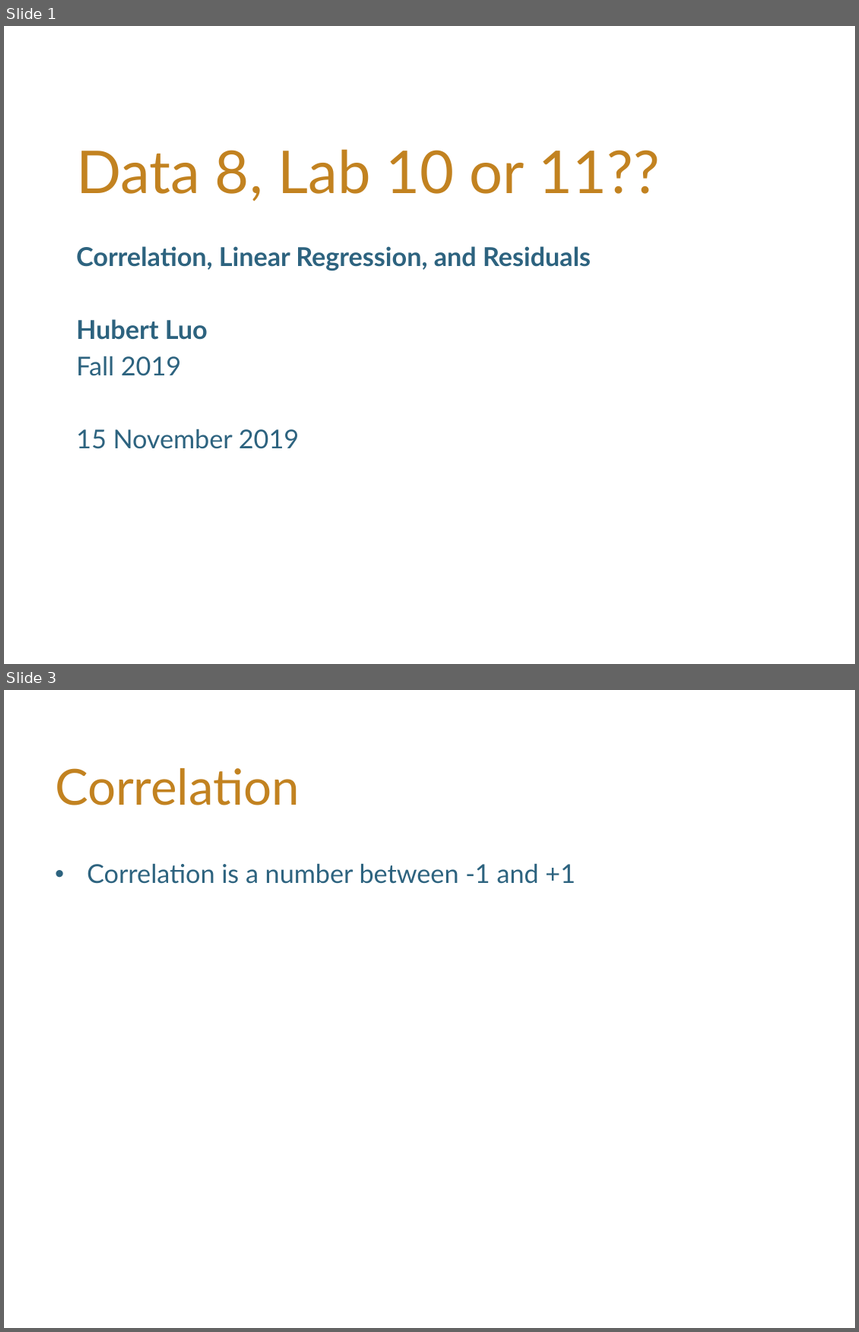
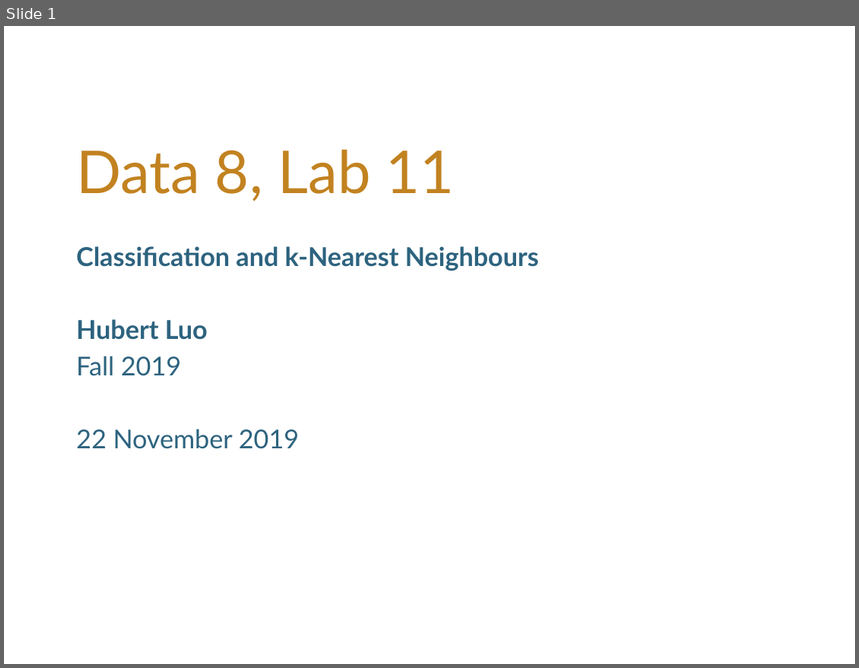
Before and after one commit to hLuo27/teaching, a slide deck: data8/slides/lab11.pptx. Shown one above the other, each under a label of ours: slides 1 and 3 before the commit, slide 1 after it; the slides between them are not shown. The pictures are 859x1332 and 859x668 pixels, drawn with LibreOffice and Linux fonts; fonts in the diff are those of the drawing; background and template pictures are left out. Boxes give left, top, right and bottom in pixels: in the first picture for what was removed or moved away, otherwise in the second. Text is boxed around its words. In the diff, an @@ line names an element or a change of style, - is before the commit and + after.

```diff
--- a/data8/slides/lab11.pptx
+++ b/data8/slides/lab11.pptx
@@ slide 3 removed at <box>4,690,855,1328</box>, background #FFFFFF @@
@@ title removed at <box>55,768,300,806</box> @@
-Correlation
@@ text removed at <box>87,863,576,884</box> @@
-• Correlation is a number between -1 and +1
@@ slide 1 changed as well @@
@@ title at <box>76,149,455,202</box>: text changed @@
-Data 8, Lab 10 or 11??
+Data 8, Lab 11
@@ subtitle at <box>76,246,539,271</box>: text changed @@
-Correlation, Linear Regression, and Residuals
+Classification and k-Nearest Neighbours
@@ subtitle at <box>76,429,299,449</box>: text changed @@
-15 November 2019
+22 November 2019
```
Also in this commit, not shown: 6 slides added, 3 other slides removed, 1 other file.
